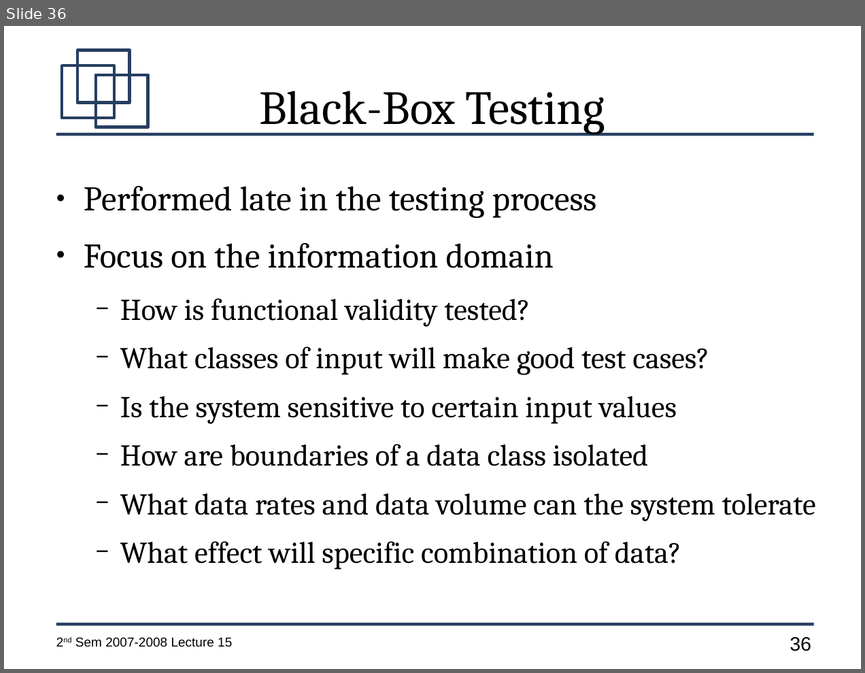
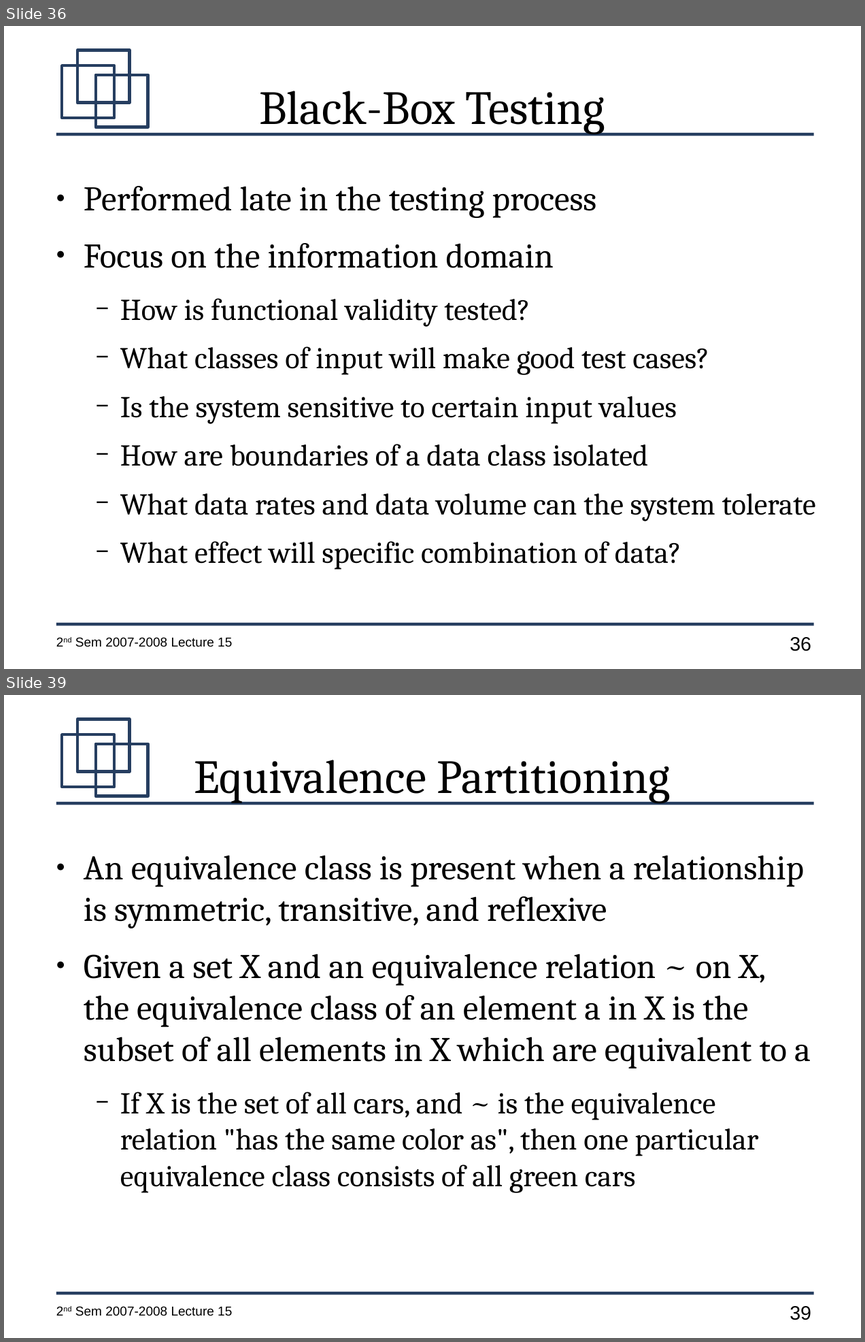
Before and after one commit to jachermocilla/jach-homepage, a slide deck: CMSC128-2nd-Sem-2007-L15.odp. Shown one above the other, each under a label of ours: slide 36 before the commit, slides 36 and 39 after it; the slides between them are not shown. The pictures are 865x673 and 865x1342 pixels, drawn with LibreOffice and Linux fonts; fonts in the diff are those of the drawing. Boxes give left, top, right and bottom in pixels: in the first picture for what was removed or moved away, otherwise in the second. Text is boxed around its words. In the diff, an @@ line names an element or a change of style, - is before the commit and + after.

```diff
--- a/CMSC128-2nd-Sem-2007-L15.odp
+++ b/CMSC128-2nd-Sem-2007-L15.odp
@@ slide 39 added at (4, 695, 861, 1338), background #FFFFFF; not listed: 7 template elements that a slide beside it also shows @@
@@ title added at (194, 760, 670, 803), 44 pt, text #000000 @@
+Equivalence Partitioning
@@ text added at (84, 855, 810, 1193), 32 pt, text #000000 @@
+● An equivalence class is present when a relationship is symmetric, transitive, and reflexive
+● Given a set X and an equivalence relation ~ on X, the equivalence class of an element a in X is the subset of all elements in X which are equivalent to a
+  − If X is the set of all cars, and ~ is the equivalence relation "has the same color as", then one particular equivalence class consists of all green cars
```
Also in this commit, not shown: 35 other slides changed, 3 other slides added.
